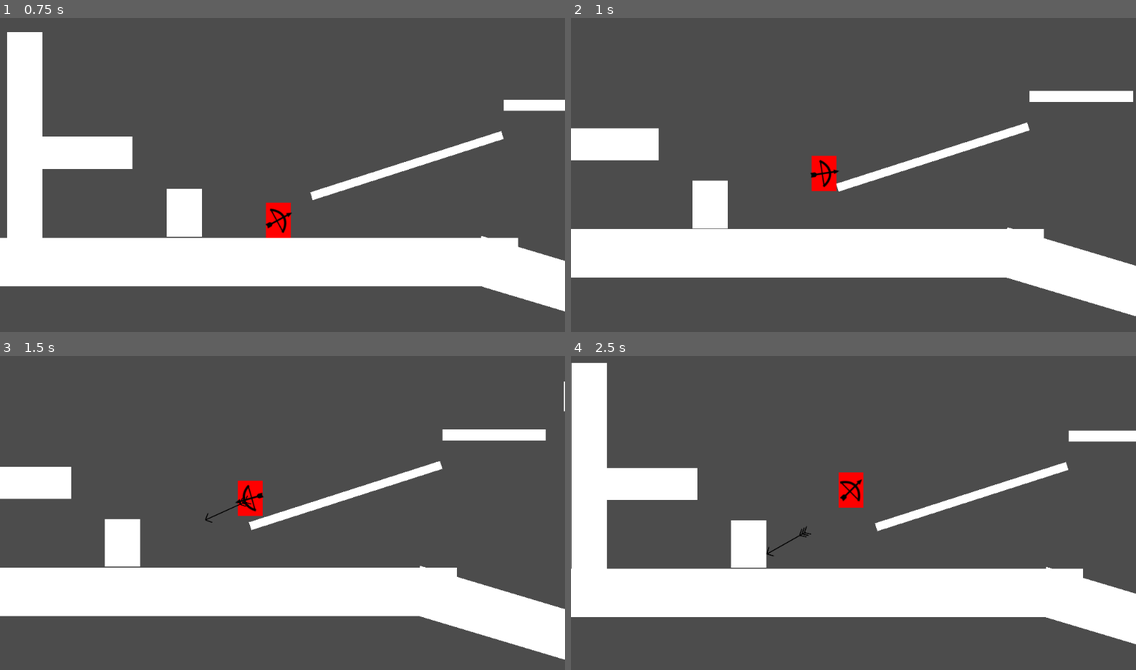
Above: before the commit, frames 1-4 (two rows, left to right).
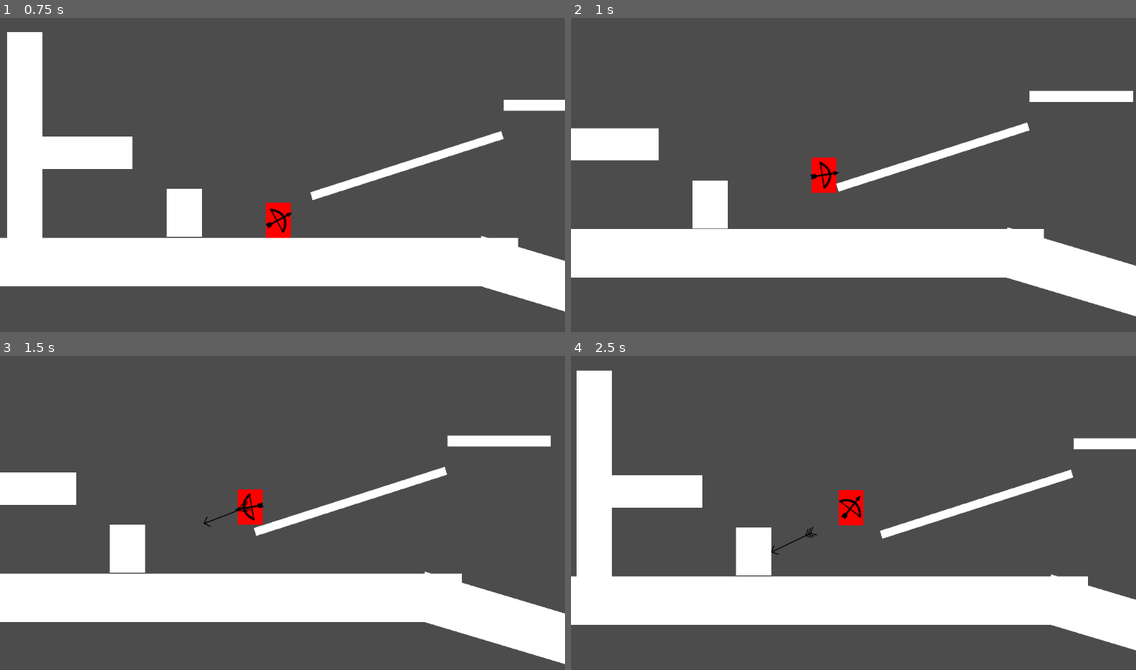
Above: after the commit, the same moments.

Repository: vanjac/wi22jam
Game: Godot game, scene res://placeholder/biggertestlevel.tscn
The game is run twice, just before and just after one commit, with the same random seed, the same clock (stepped at 60 frames per second) and the same inputs.
Inputs (mouse positions are in pixels of both pictures, inside the frame that each line leads up to):
- Up to frame 1 (0.75 s): move the mouse to (406, 149) at 0.52 s; hold D (right) from 0.53 s (still down); tap Space (jump) at 0.6 s
- Up to frame 2 (1 s): keep holding D (right); tap Space (jump) at 0.77 s
- Up to frame 3 (1.5 s): tap Space (jump) at 1.07 s; move the mouse to (169, 522) at 1.27 s; release D (right) at 1.28 s; hold A (left) from 1.28 s (still down); click (169, 522) at 1.35 s
- Up to frame 4 (2.5 s): tap Space (jump) at 1.52, 1.55, 1.82, 2.1 s; move the mouse to (910, 431) at 2.02 s; release A (left) at 2.03 s; hold D (right) from 2.03 s (still down)

Frame 1 is identical in both runs. In frame 2, 0.2% of the frame differs, in the area x 42-48%, y 43-56%; in frame 3, 7.7%; in frame 4, 11%, in the area x 0-100%, y 2-94%.

Commit message:
Character superclass

Diff:
--- /dev/null
+++ b/core/Character.gd
@@ -0,0 +1,23 @@
+extends KinematicBody2D
+
+var gravity = ProjectSettings.get_setting("physics/2d/default_gravity")
+
+var move_vec = Vector2(0,0)  # x component is walk, y component is grav
+var on_ground = false
+
+func move_character(delta):
+	if on_ground:
+		move_vec.y = gravity * delta
+	else:
+		move_vec.y += gravity * delta
+
+	# TODO snap to ground
+	var moved = move_and_slide(move_vec, Vector2(0, -1), true,
+							   4, 0.785398, false)
+	on_ground = moved.y < move_vec.y - 0.001
+	# wall collision
+	if sign(moved.x) != sign(move_vec.x):
+		move_vec.x = moved.x
+	# ceiling collision
+	if not on_ground and move_vec.y < 0 and moved.y >= 0:
+		move_vec.y = 0
--- a/player/Player.gd
+++ b/player/Player.gd
@@ -1,4 +1,4 @@
-extends KinematicBody2D
+extends "res://core/Character.gd"
 
 const walk_speed = 250
 const walk_accel = 5000
@@ -6,11 +6,7 @@
 const jump_speed = 400
 const coyote_time = 0.17
 
-var gravity = ProjectSettings.get_setting("physics/2d/default_gravity")
-
-var move_vec = Vector2(0,0)  # x component is walk, y component is grav
 var walk = 0  # 0, 1, or -1
-var on_ground = false
 var jumping = false
 var time_since_left_ground = 0
 
@@ -35,6 +31,7 @@
 		walk = 0
 
 	# update move_vec
+	var was_on_ground = on_ground
 
 	if not on_ground:
 		time_since_left_ground += delta
@@ -43,11 +40,9 @@
 	if can_jump and Input.is_action_just_pressed("jump"):
 		move_vec.y = -jump_speed
 		jumping = true
+		on_ground = false
 	elif on_ground:
-		move_vec.y = gravity * delta
 		jumping = false
-	else:
-		move_vec.y += gravity * delta
 
 	if walk != 0:
 		var walk_vel = walk * walk_speed
@@ -63,16 +58,6 @@
 		else:
 			move_vec.x = 0
 
-	# TODO snap to ground
-	var moved = move_and_slide(move_vec, Vector2(0, -1), true,
-							   4, 0.785398, false)
-	var was_on_ground = on_ground
-	on_ground = moved.y < move_vec.y - 0.001
+	move_character(delta)
 	if was_on_ground and not on_ground:
 		time_since_left_ground = 0
-	# wall collision
-	if sign(moved.x) != sign(move_vec.x):
-		move_vec.x = moved.x
-	# ceiling collision
-	if not on_ground and move_vec.y < 0 and moved.y >= 0:
-		move_vec.y = 0
